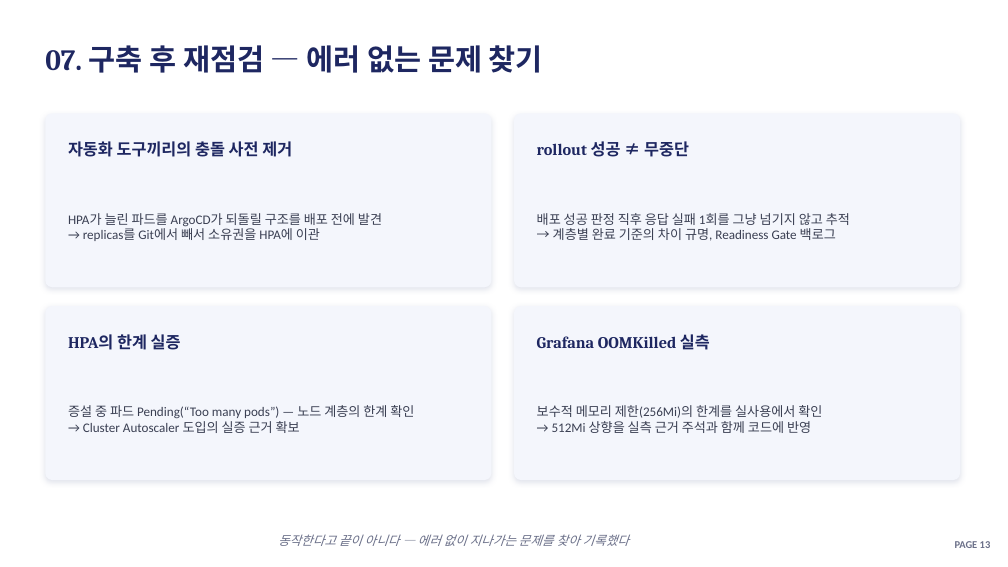
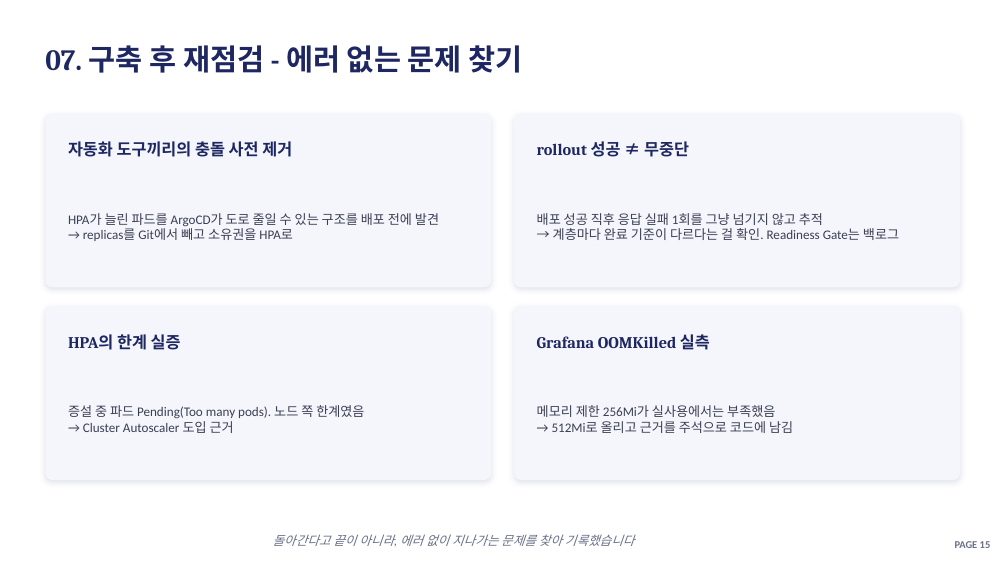
Before and after one commit to soc05272/eks-gitops-portfolio, a slide deck: slide 15 of docs/presentation.pptx. Drawn at 1008x567 pixels with LibreOffice and Linux fonts; fonts in the diff are those of the drawing. Boxes give left, top, right and bottom in pixels: in the first picture for what was removed or moved away, otherwise in the second. Text is boxed around its words. In the diff, an @@ line names an element or a change of style, - is before the commit and + after.

```diff
--- a/docs/presentation.pptx
+++ b/docs/presentation.pptx
@@ text at [45, 45, 522, 73]: text changed @@
-07. 구축 후 재점검 — 에러 없는 문제 찾기
+07. 구축 후 재점검 - 에러 없는 문제 찾기
@@ text at [68, 213, 439, 241]: text changed @@
-HPA가 늘린 파드를 ArgoCD가 되돌릴 구조를 배포 전에 발견
-→ replicas를 Git에서 빼서 소유권을 HPA에 이관
+HPA가 늘린 파드를 ArgoCD가 도로 줄일 수 있는 구조를 배포 전에 발견
+→ replicas를 Git에서 빼고 소유권을 HPA로
@@ text at [537, 213, 899, 240]: text changed @@
-배포 성공 판정 직후 응답 실패 1회를 그냥 넘기지 않고 추적
-→ 계층별 완료 기준의 차이 규명, Readiness Gate 백로그
+배포 성공 직후 응답 실패 1회를 그냥 넘기지 않고 추적
+→ 계층마다 완료 기준이 다르다는 걸 확인. Readiness Gate는 백로그
@@ text at [68, 405, 364, 433]: text changed @@
-증설 중 파드 Pending(“Too many pods”) — 노드 계층의 한계 확인
-→ Cluster Autoscaler 도입의 실증 근거 확보
+증설 중 파드 Pending(Too many pods). 노드 쪽 한계였음
+→ Cluster Autoscaler 도입 근거
@@ text at [537, 405, 793, 433]: text changed @@
-보수적 메모리 제한(256Mi)의 한계를 실사용에서 확인
-→ 512Mi 상향을 실측 근거 주석과 함께 코드에 반영
+메모리 제한 256Mi가 실사용에서는 부족했음
+→ 512Mi로 올리고 근거를 주석으로 코드에 남김
@@ text at [273, 534, 635, 546]: text changed @@
-동작한다고 끝이 아니다 — 에러 없이 지나가는 문제를 찾아 기록했다
+돌아간다고 끝이 아니라, 에러 없이 지나가는 문제를 찾아 기록했습니다
```
Also in this commit, not shown: 18 other slides changed, 1 slide removed, 3 other files.
